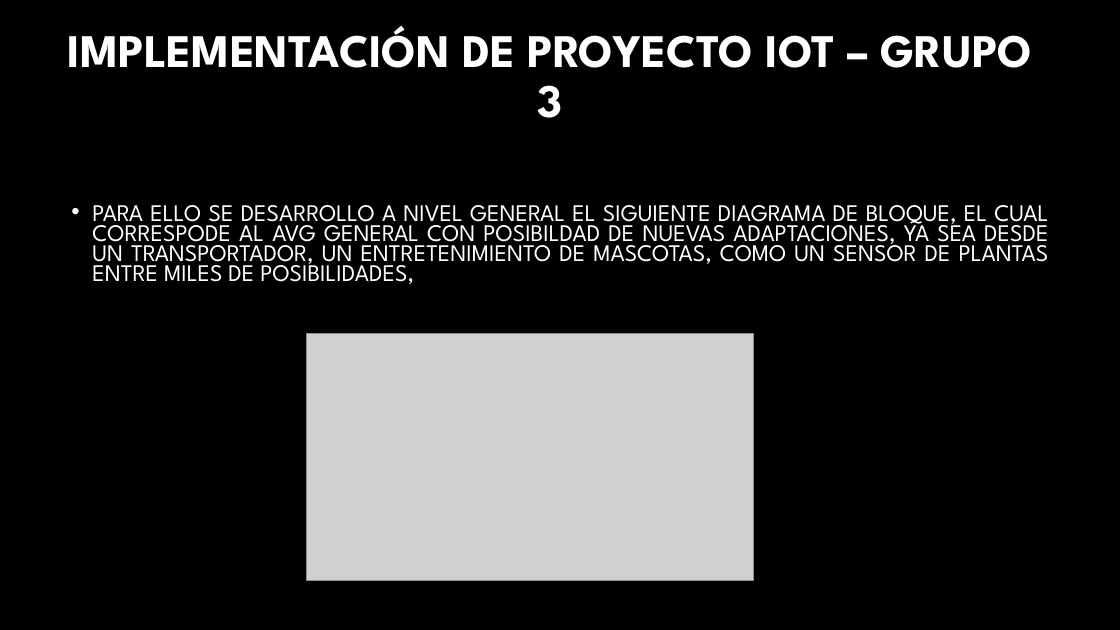
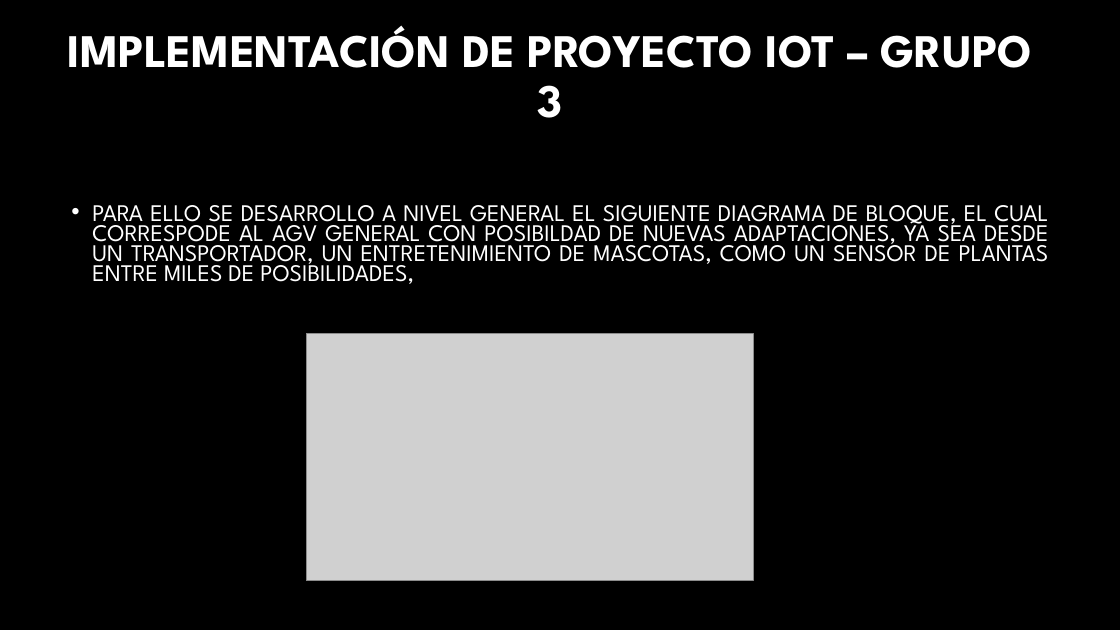
Before and after one commit to ISPC-TST-Electronica-Microcontrolada/Grupo3, a slide deck: slide 4 of PROYECTO AUTO/MATERIAL AULICO/Implementacion de proyecto Iot – grupo 3.pptx. Drawn at 1120x630 pixels with LibreOffice and Linux fonts; fonts in the diff are those of the drawing; grey boxes stand for pictures; background and template pictures are left out. Boxes give left, top, right and bottom in pixels: in the first picture for what was removed or moved away, otherwise in the second. Text is boxed around its words. In the diff, an @@ line names an element or a change of style, - is before the commit and + after.

```diff
--- a/PROYECTO AUTO/MATERIAL AULICO/Implementacion de proyecto Iot – grupo 3.pptx
+++ b/PROYECTO AUTO/MATERIAL AULICO/Implementacion de proyecto Iot – grupo 3.pptx
@@ text at (92,205,1049,284): text changed @@
-• PARA ELLO SE DESARROLLO A NIVEL GENERAL EL SIGUIENTE DIAGRAMA DE BLOQUE, EL CUAL CORRESPODE AL AVG GENERAL CON POSIBILDAD DE NUEVAS ADAPTACIONES, YA SEA DESDE UN TRANSPORTADOR, UN ENTRETENIMIENTO DE MASCOTAS, COMO UN SENSOR DE PLANTAS ENTRE MILES DE POSIBILIDADES,
+• PARA ELLO SE DESARROLLO A NIVEL GENERAL EL SIGUIENTE DIAGRAMA DE BLOQUE, EL CUAL CORRESPODE AL AGV GENERAL CON POSIBILDAD DE NUEVAS ADAPTACIONES, YA SEA DESDE UN TRANSPORTADOR, UN ENTRETENIMIENTO DE MASCOTAS, COMO UN SENSOR DE PLANTAS ENTRE MILES DE POSIBILIDADES,
```
Also in this commit, not shown: 1 other slide changed, 3 other files.
